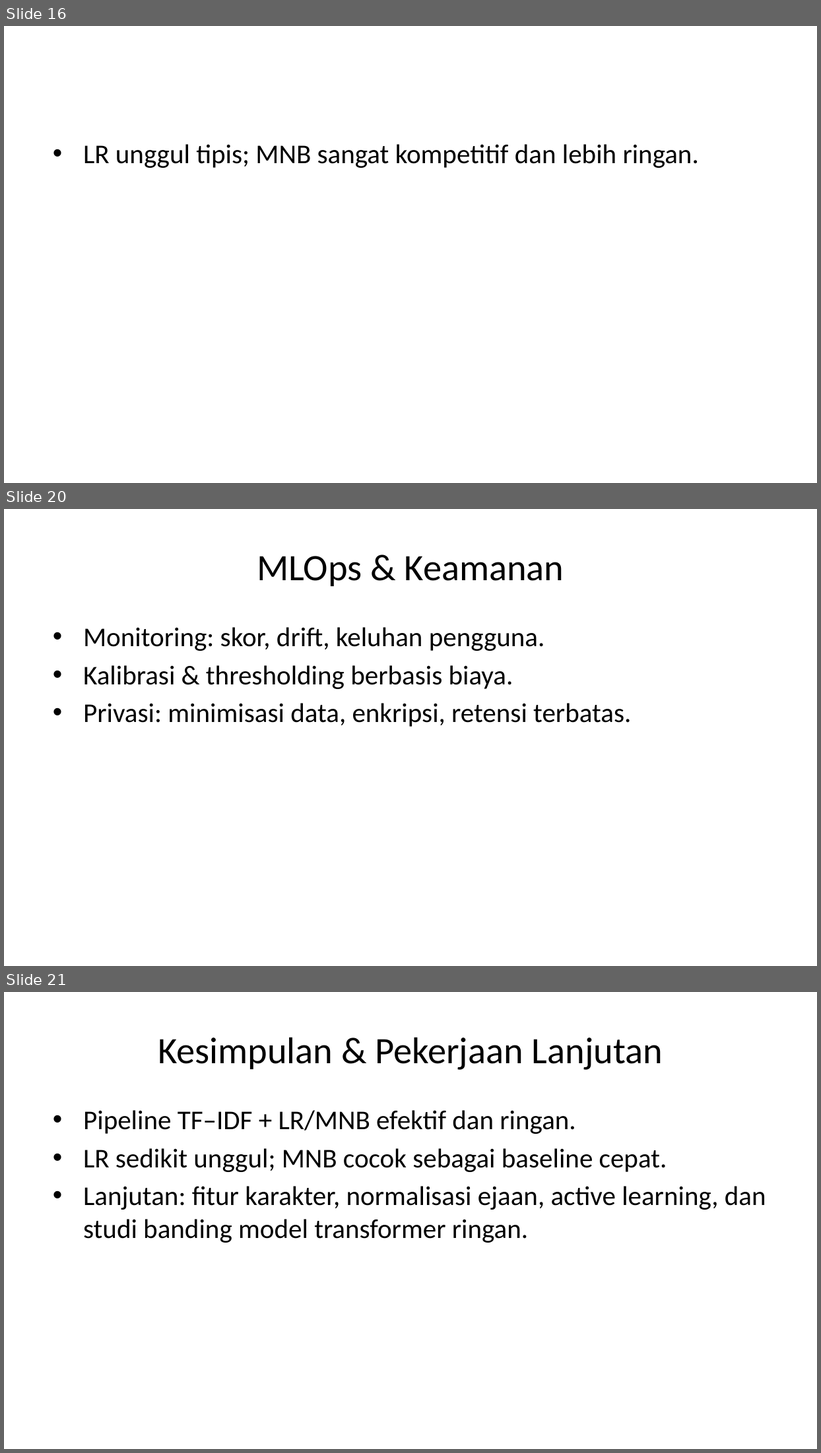
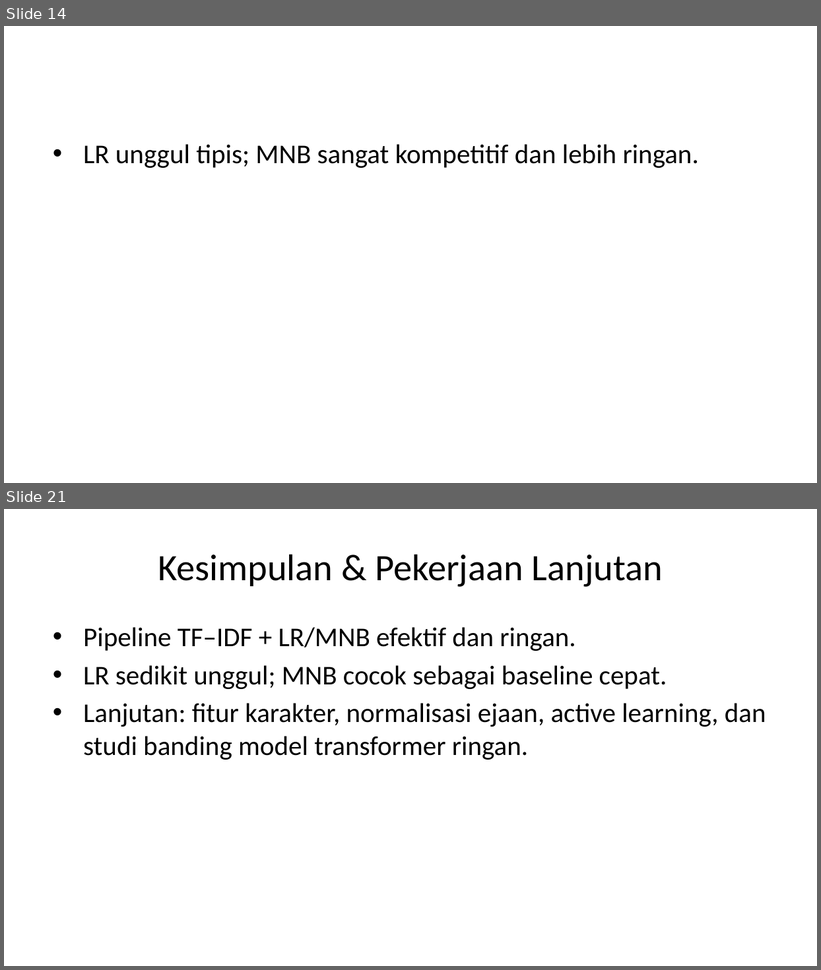
Before and after one commit to dinkznasaruddin/klasifikasi-spam-sms, a slide deck: slides/paper_presentation.pptx. Shown one above the other, each under a label of ours: slides 16, 20 and 21 before the commit, slides 14 and 21 after it; the slides between them are not shown. The pictures are 821x1453 and 821x970 pixels, drawn with LibreOffice and Linux fonts; fonts in the diff are those of the drawing. Boxes give left, top, right and bottom in pixels: in the first picture for what was removed or moved away, otherwise in the second. Text is boxed around its words. In the diff, an @@ line names an element or a change of style, - is before the commit and + after.

```diff
--- a/slides/paper_presentation.pptx
+++ b/slides/paper_presentation.pptx
@@ slide 20 removed at [4,509,817,966], background #FFFFFF @@
@@ title removed at [257,556,564,586] @@
-MLOps & Keamanan
@@ text removed at [83,627,631,727] @@
-• Monitoring: skor, drift, keluhan pengguna.
-• Kalibrasi & thresholding berbasis biaya.
-• Privasi: minimisasi data, enkripsi, retensi terbatas.
@@ what was slide 16 is now slide 14 @@
```
Also in this commit, not shown: 6 slides changed, 3 slides added, 2 other slides removed, 18 other files.
